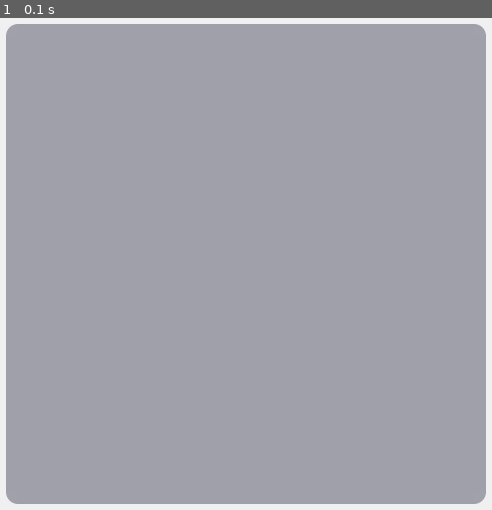
Above: before the commit, frame 1.
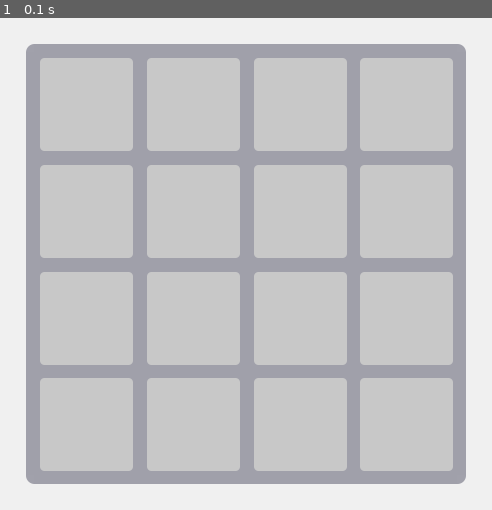
Above: after the commit, the same moment.

Repository: guidocreusen/python_pygame_2048
Game: pygame game, started from 2048.py
Same seed, same stepped clock (60 frames per second), same inputs: the game is played once before the commit and once after it.
Inputs:
- Up to frame 1 (0.1 s): no input

The runs differ from the first frame. In frame 1, 72% of the frame differs, in the area x 1-99%, y 1-99%.

Commit message:
draw basic squares

Diff:
--- a/2048.py
+++ b/2048.py
@@ -7,7 +7,7 @@
 
 #constants
 SCR_SIZE = (640, 640)
-MARGINS = (80, 80)
+MARGINS = (100, 100)
 
 #init
 pygame.init()
@@ -27,5 +27,7 @@
 
 	#draw board
 	board.draw_bg(scr, SCR_SIZE, MARGINS)
+	board.draw_squares(scr, SCR_SIZE, MARGINS)
+
 
 	pygame.display.update()
--- a/board.py
+++ b/board.py
@@ -26,10 +26,31 @@
 		for i in range(4):
 			self.squares.append([0, 0, 0, 0])
 
+	#draws the background, blits a surface with dimensions (size, size)
+	def draw_bg(self, surface, size, margins):
+		bg_rect = pygame.Rect(0, 0, size[0]-2*margins[0], size[1]-2*margins[1])
+		bg_rounded = AAfilledRoundedRect(bg_rect, self.bg_col, 0.04)
 
-	#draws the background, blits a surface with dimensions (size, size)
-	def draw_bg(self, screen, scr_size, margins):
-		bg_rect = pygame.Rect(0, 0, scr_size[0]-2*margins[0], scr_size[1]-2*margins[1])
-		bg = AAfilledRoundedRect(bg_rect, self.bg_col, 0.05)
+		return surface.blit(bg_rounded, (margins[0], margins[1]))
 
-		return screen.blit(bg, (margins[0], margins[1]))
+	#draw the squares which make up the board
+	def draw_squares(self, surface, size, margins):
+		#distribute space: 5 x 4% empty, 4 x 20% square
+
+		#iterate over board
+		#start drawing at y_margin (mult. empirical factor!) + top border width
+		draw_y = (margins[1]*0.955)+size[1]*0.03
+		for x_row in self.squares:
+
+
+			#start drawing at x_margin (mult. empirical factor!) + left border width
+			draw_x = (margins[0]*0.955)+size[0]*0.03
+			#draw the squares
+			for square in x_row:
+				square_rect = pygame.Rect(0,0, 0.2125*(size[0]-2*margins[0]), 0.2125*(size[1]-2*margins[1]))
+				square_rounded = AAfilledRoundedRect(square_rect, (200,200,200), 0.1)
+				surface.blit(square_rounded, (draw_x, draw_y))
+
+				draw_x += 0.2425*(size[0]-2*margins[0])
+
+			draw_y += 0.2425*(size[1]-2*margins[1])
